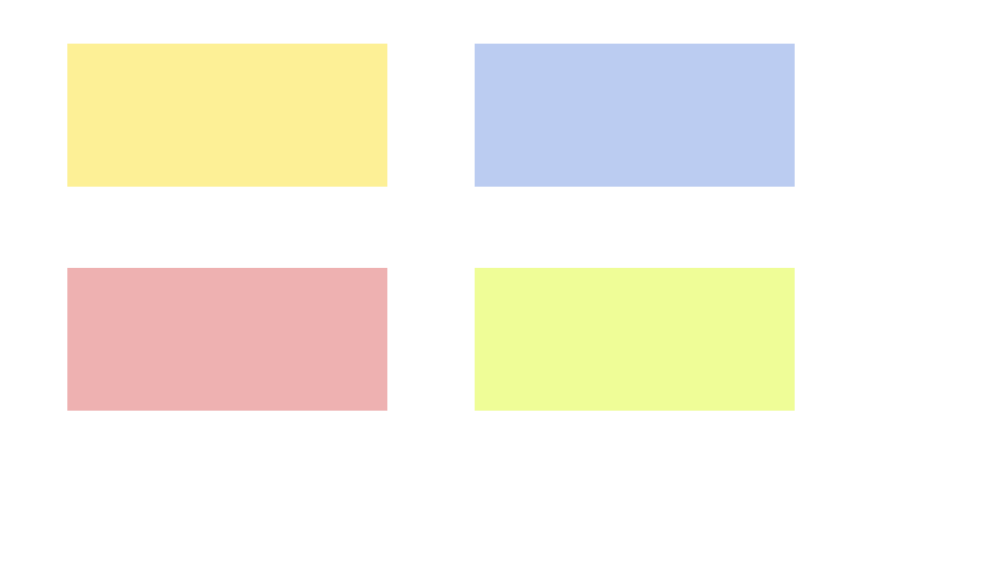
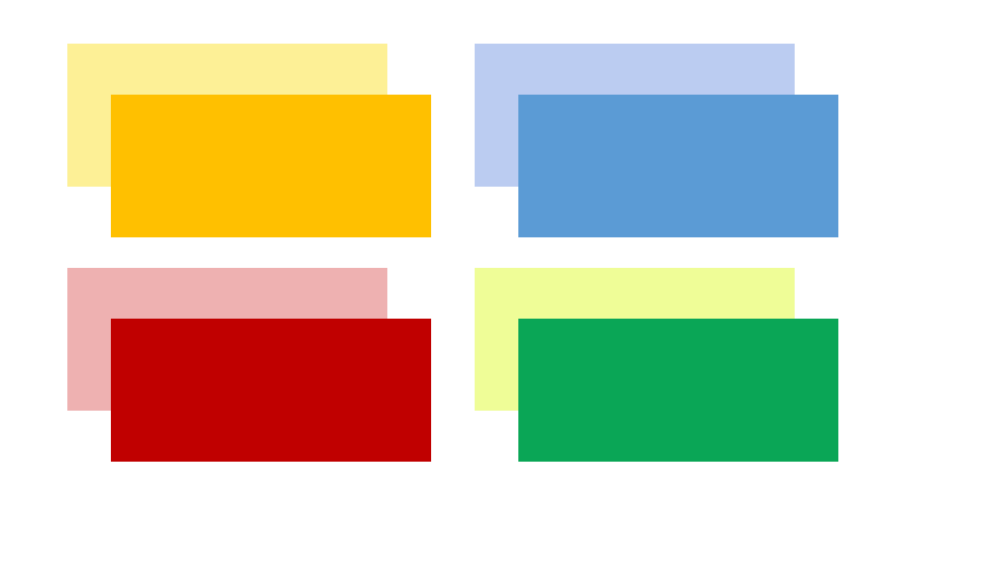
Before and after one commit to WangChen1117/main, a slide deck: slide 1 of colors.pptx. Drawn at 1008x567 pixels with LibreOffice and Linux fonts; fonts in the diff are those of the drawing. Boxes give left, top, right and bottom in pixels: in the first picture for what was removed or moved away, otherwise in the second. Text is boxed around its words. In the diff, an @@ line names an element or a change of style, - is before the commit and + after.

```diff
--- a/colors.pptx
+++ b/colors.pptx
@@ rectangle added at [111, 95, 431, 237], fill #FFC000 @@
@@ rectangle added at [519, 95, 839, 237], fill #5B9BD5 @@
@@ rectangle added at [111, 319, 431, 462], fill #C00000 @@
@@ rectangle added at [519, 319, 839, 462], fill #0AA656 @@
```
Also in this commit, not shown: 8 other files.
